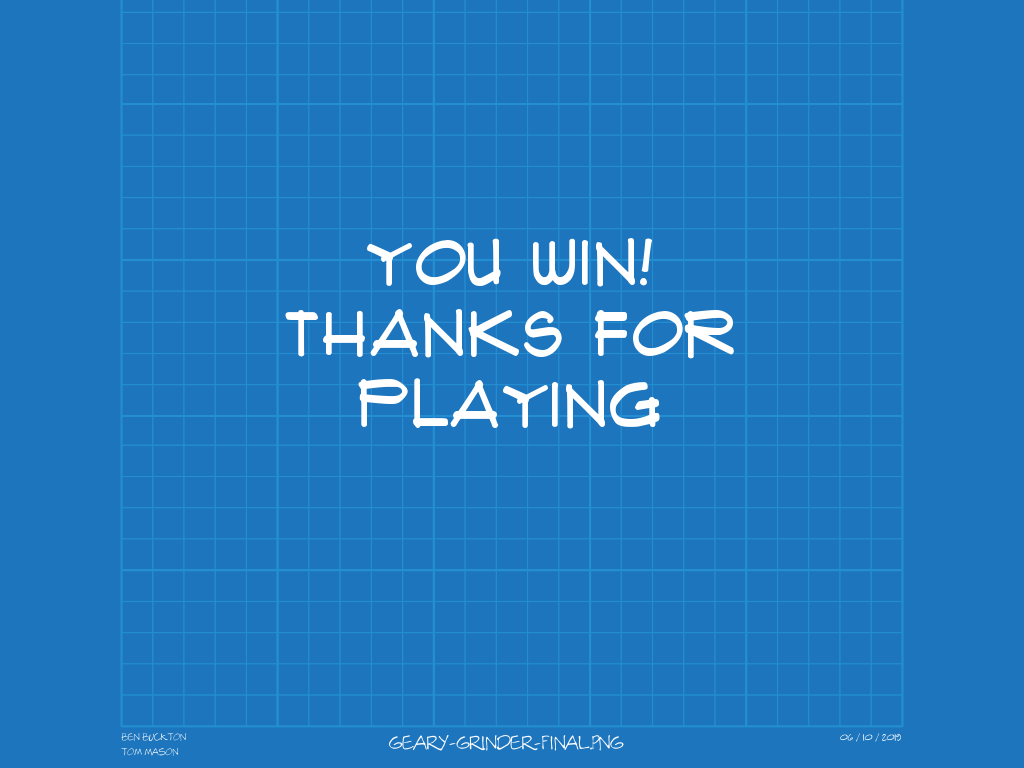
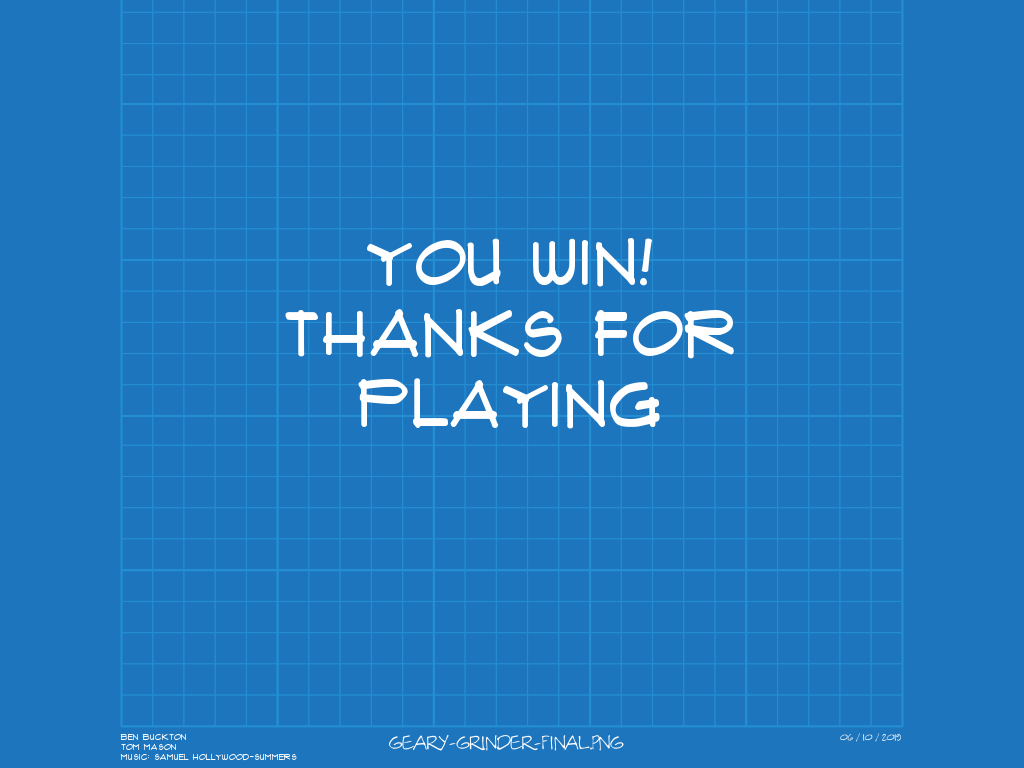
Revision of a layered 1024 × 768 image; what changed, layer by layer:
added layer "Ben Buckton ..." above "Pasted Layer #3" over (120, 734, 297, 761)
added layer "Pasted Layer #3" above "You win! ..." over (120, 733, 189, 760)
